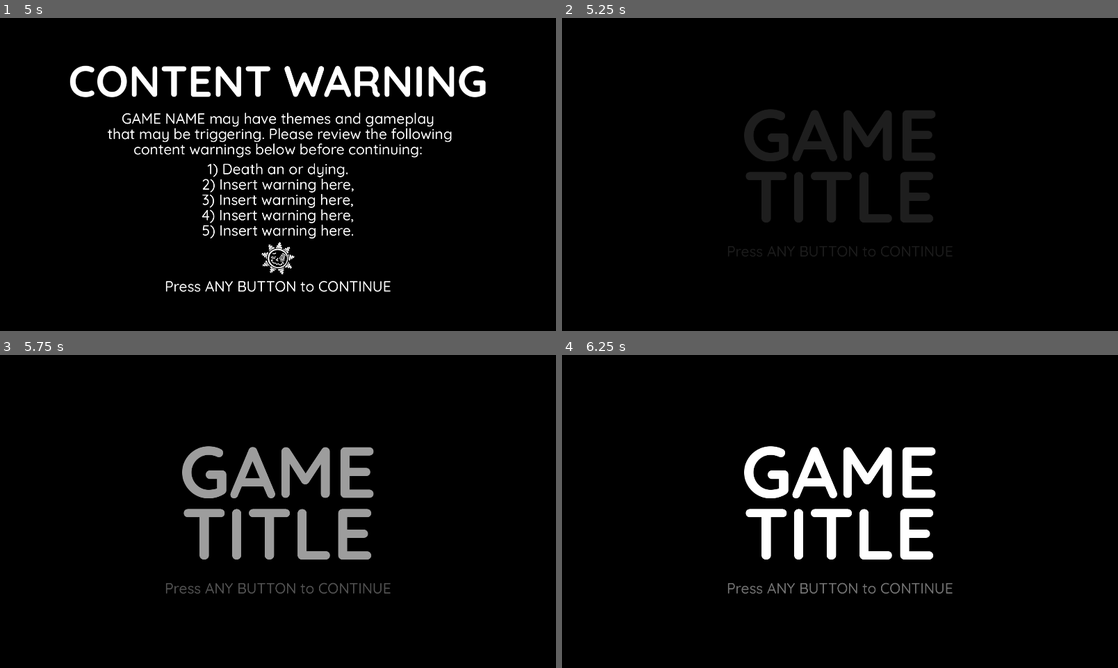
Above: before the commit, frames 1-4 (two rows, left to right).
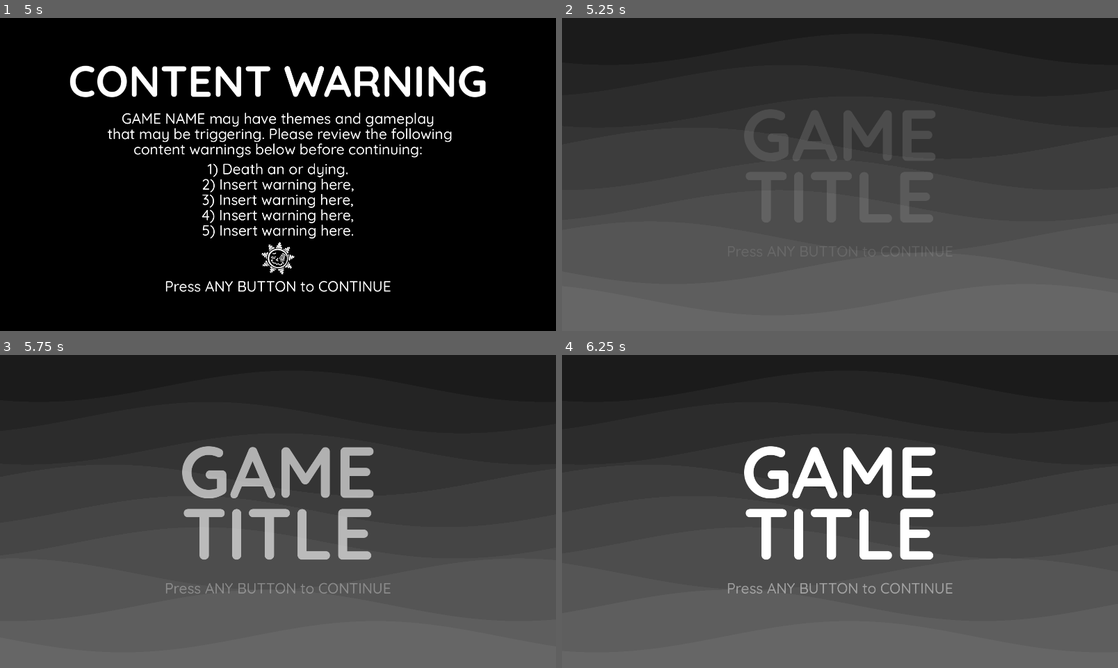
Above: after the commit, the same moments.

Repository: Hangover-Sunshine/BRAINWORM
Game: Godot game, scene res://scenes/main_scene.tscn
The game is run twice, just before and just after one commit, with the same random seed, the same clock (stepped at 60 frames per second) and the same inputs.
Inputs:
- Up to frame 1 (5 s): tap Enter at 0.5 s; tap P every 0.75 s from 0.6 to 4.35 s; tap Space at 1.25 s
- Up to frame 2 (5.25 s): tap Enter at 5 s; tap P at 5.1 s
- Up to frame 3 (5.75 s): no input
- Up to frame 4 (6.25 s): tap Enter at 5.75 s; tap P at 5.85 s

Frame 1 is identical in both runs. In frame 2, 100% of the frame differs, in the area x 0-100%, y 0-100%; in frame 3, 98%; in frame 4, 96%.

Commit message:
The Big Menu Push 2
- Added a template shader for menu background
- Messed with Hub menu and Disclaimer to allow for shader to appear in background after prog'ing disclaimer.

Diff:
--- /dev/null
+++ b/assets/shaders/waves.gdshader
@@ -0,0 +1,46 @@
+shader_type canvas_item;
+
+uniform vec4 bottom_color: source_color;
+uniform vec4 top_color: source_color;
+
+uniform float wave_amp: hint_range(0.0, 0.5);
+uniform float wave_size: hint_range(1.0, 10.0);
+uniform float wave_time_mul: hint_range(0.1, 2.0);
+
+uniform int total_phases: hint_range(2, 600, 1);
+
+
+float rand(float n){return fract(sin(n) * 43758.5453123);}
+
+
+float noise(float p){
+	float fl = floor(p);
+  float fc = fract(p);
+	return mix(rand(fl), rand(fl + 1.0), fc);
+}
+
+
+float fmod(float x, float y) {
+	return x - floor(x / y) * y;
+}
+
+
+vec4 lerp(vec4 a, vec4 b, float w) {
+	return a + w * (b - a);
+}
+
+
+void fragment() {
+	float t = float(total_phases);
+	float effective_wave_amp = min(wave_amp, 0.5 / t);
+	float d = fmod(UV.y, 1.0 / t);
+	float i = floor(UV.y * t);
+	float vi = floor(UV.y * t + t * effective_wave_amp);
+	float s = effective_wave_amp * sin((UV.x + TIME * max(1.0 / t, noise(vi)) * wave_time_mul * vi / t) * 2.0 * PI * wave_size);
+
+	if (d < s) i--;
+	if (d > s + 1.0 / t) i++;
+	i = clamp(i, 0.0, t - 1.0);
+
+	COLOR = lerp(top_color, bottom_color, i / (t - 1.0));
+}
--- a/scenes/menus/hub_menu.tscn
+++ b/scenes/menus/hub_menu.tscn
@@ -1,11 +1,21 @@
-[gd_scene load_steps=14 format=3 uid="uid://d136umhx2ffrh"]
+[gd_scene load_steps=16 format=3 uid="uid://d136umhx2ffrh"]
 
 [ext_resource type="PackedScene" uid="uid://88fivnqio2ad" path="res://scenes/menus/menu_splash.tscn" id="1_5dhbp"]
 [ext_resource type="Script" path="res://scripts/menus/hub_menu.gd" id="1_eqpse"]
 [ext_resource type="PackedScene" uid="uid://p6rcqo7jdo2r" path="res://scenes/menus/menu_disclaimer.tscn" id="2_1n5cx"]
+[ext_resource type="Shader" path="res://assets/shaders/waves.gdshader" id="2_anr5p"]
 [ext_resource type="PackedScene" uid="uid://craw6cydplqpm" path="res://scenes/menus/menu_main.tscn" id="2_urtgt"]
 [ext_resource type="PackedScene" uid="uid://cdx15nqmqr1cu" path="res://scenes/menus/menu_pregame.tscn" id="3_36hlv"]
 [ext_resource type="PackedScene" uid="uid://bqxt4qvvqx5lj" path="res://scenes/menus/menu_settings.tscn" id="4_dii0o"]
+
+[sub_resource type="ShaderMaterial" id="ShaderMaterial_uvjhp"]
+shader = ExtResource("2_anr5p")
+shader_parameter/bottom_color = Color(0.400698, 0.400698, 0.400698, 1)
+shader_parameter/top_color = Color(0.10748, 0.10748, 0.10748, 1)
+shader_parameter/wave_amp = 0.5
+shader_parameter/wave_size = 1.1
+shader_parameter/wave_time_mul = 0.5
+shader_parameter/total_phases = 10
 
 [sub_resource type="Animation" id="Animation_xv0je"]
 length = 0.001
@@ -378,10 +388,10 @@
 [node name="HubMenu" type="Node2D"]
 script = ExtResource("1_eqpse")
 
-[node name="ColorRect" type="ColorRect" parent="."]
+[node name="ColorRect2" type="ColorRect" parent="."]
+material = SubResource("ShaderMaterial_uvjhp")
 offset_right = 1920.0
 offset_bottom = 1080.0
-color = Color(0, 0, 0, 1)
 
 [node name="MenuDisclaimer" parent="." instance=ExtResource("2_1n5cx")]
 
--- a/scenes/menus/menu_disclaimer.tscn
+++ b/scenes/menus/menu_disclaimer.tscn
@@ -186,6 +186,12 @@
 grow_vertical = 2
 script = ExtResource("1_dqqjv")
 
+[node name="ColorRect" type="ColorRect" parent="."]
+show_behind_parent = true
+offset_right = 1920.0
+offset_bottom = 1080.0
+color = Color(0, 0, 0, 1)
+
 [node name="Disclaimer_MC" type="MarginContainer" parent="."]
 custom_minimum_size = Vector2(1920, 1080)
 layout_mode = 0
